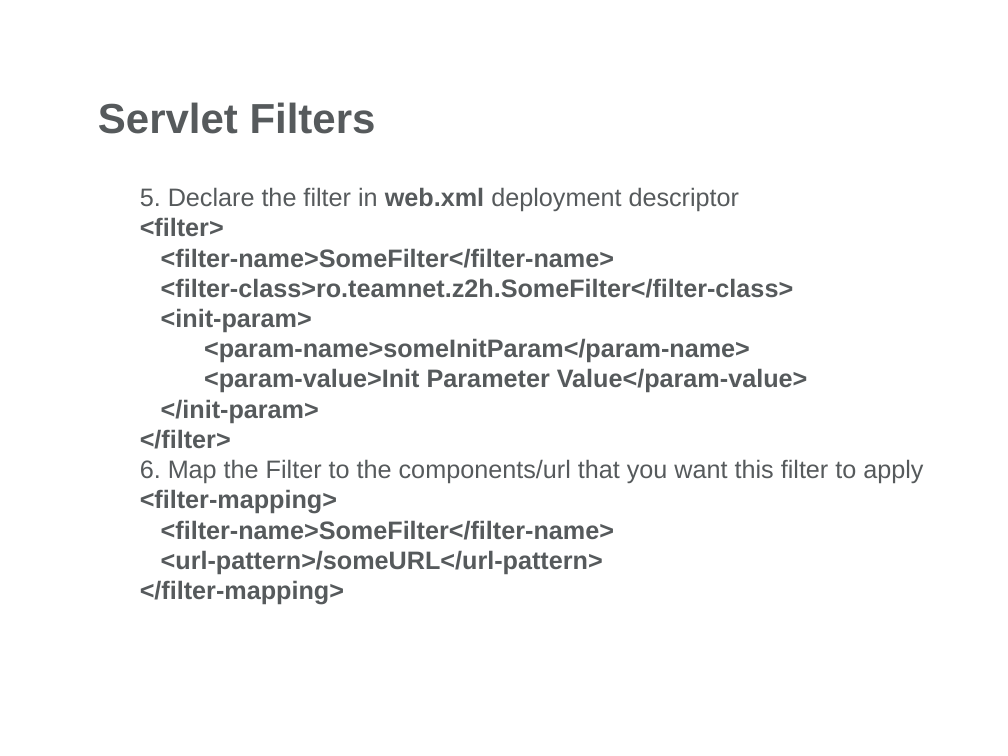
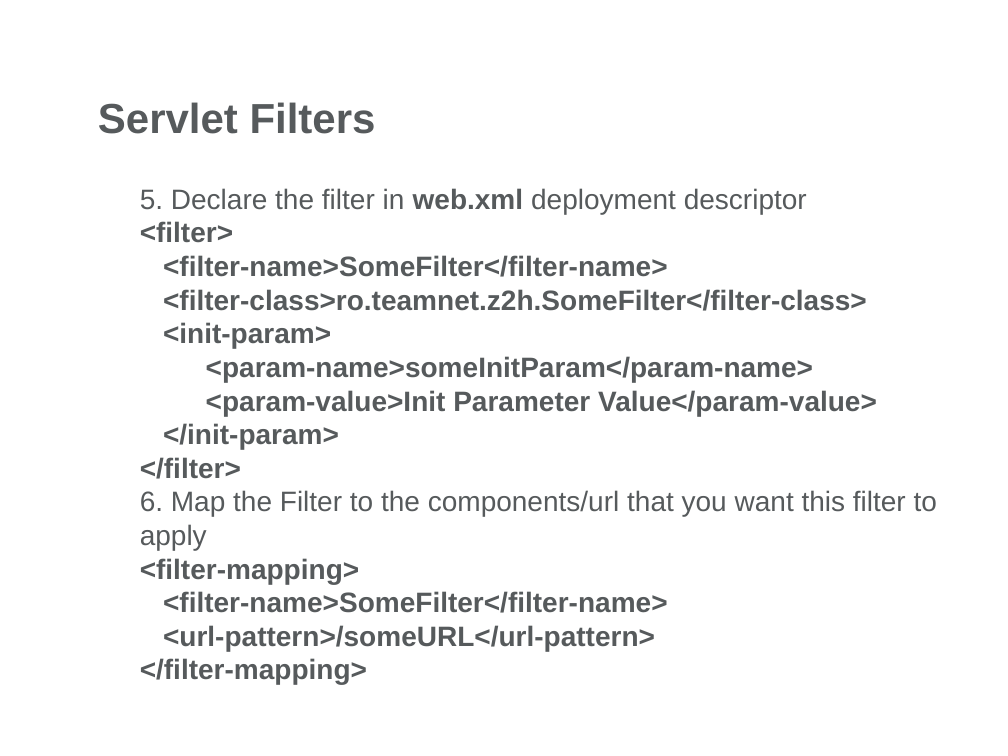
Before and after one commit to SerdinIordan/JavaCode, a slide deck: slide 23 of Day10Servlets/Servlets/Day2/Docs/Web Presentation-Part2.pptx. Drawn at 1008x756 pixels with LibreOffice and Linux fonts; fonts in the diff are those of the drawing; background and template pictures are left out. Boxes give left, top, right and bottom in pixels: in the first picture for what was removed or moved away, otherwise in the second. Text is boxed around its words. In the diff, an @@ line names an element or a change of style, - is before the commit and + after.

Commit message:
Mesaj Servlets2

```diff
--- a/Day10Servlets/Servlets/Day2/Docs/Web Presentation-Part2.pptx
+++ b/Day10Servlets/Servlets/Day2/Docs/Web Presentation-Part2.pptx
@@ text "5. Declare the filter in ..." at <box>140,188,937,685</box>: size 18 to 20 pt @@
```
Also in this commit, not shown: 14 other slides changed, 14 other files.
